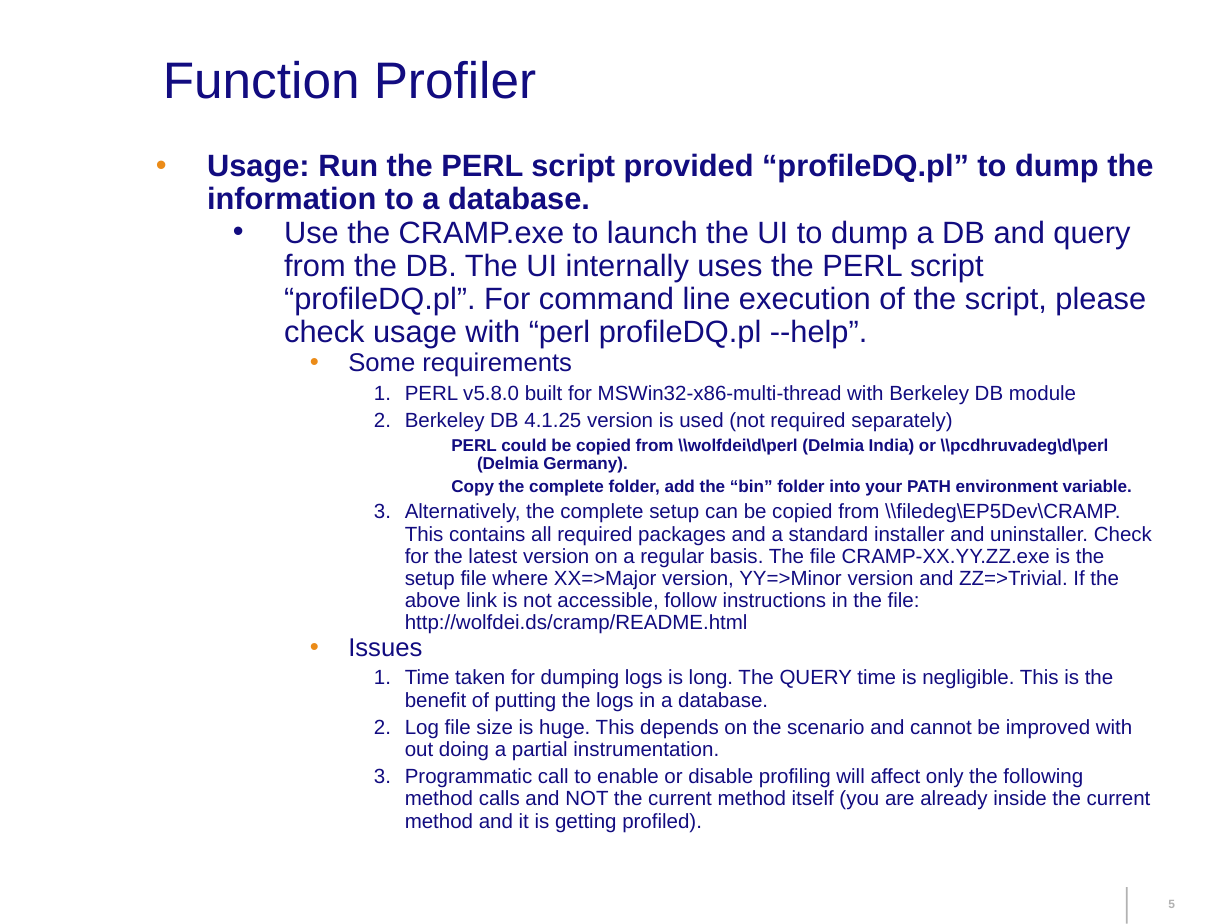
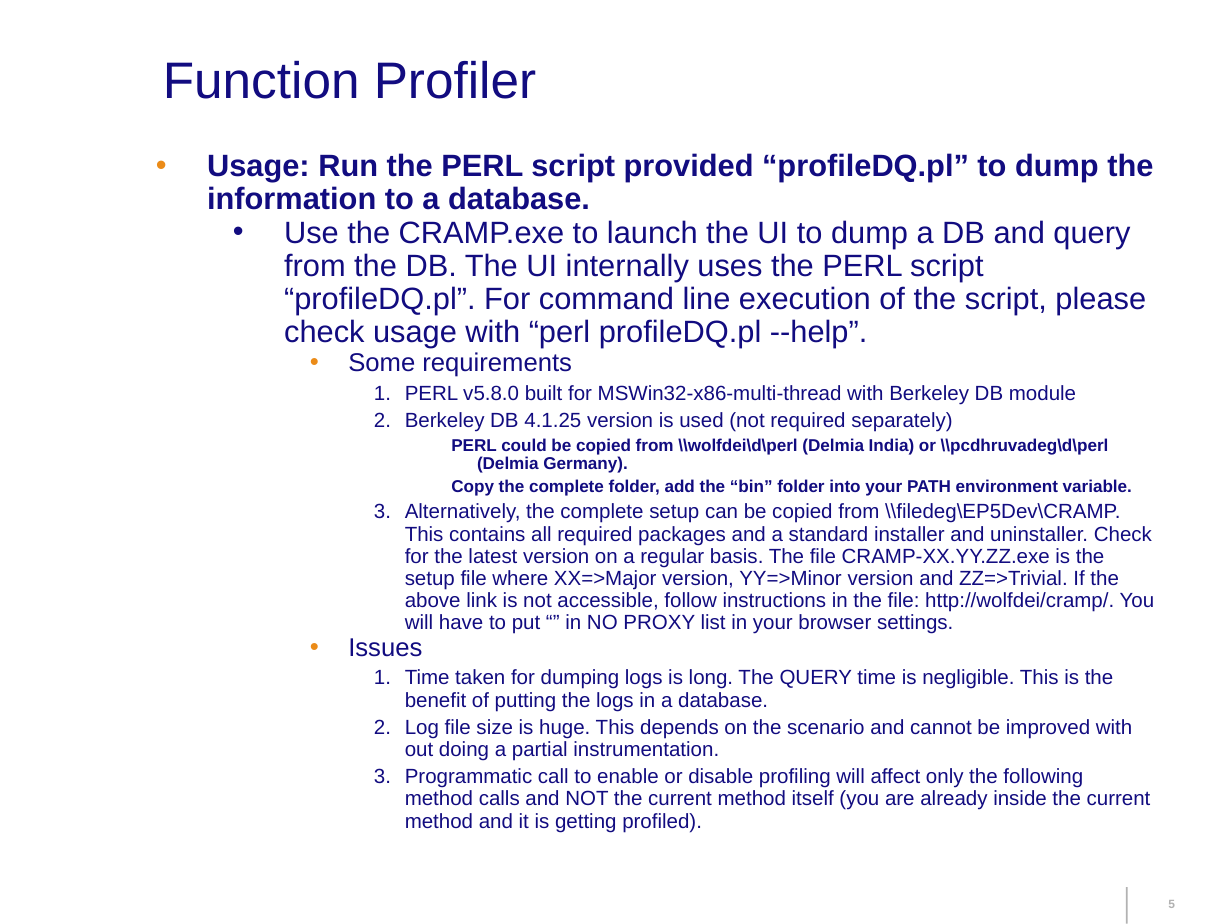
Before and after one commit to 0xdky/cramp, a slide deck: slide 5 of docs/CRAMP.ppt. Drawn at 1232x924 pixels with LibreOffice and Linux fonts; fonts in the diff are those of the drawing; background and template pictures are left out. Boxes give left, top, right and bottom in pixels: in the first picture for what was removed or moved away, otherwise in the second. Text is boxed around its words. In the diff, an @@ line names an element or a change of style, - is before the commit and + after.

Commit message:
Doc fix

```diff
--- a/docs/CRAMP.ppt
+++ b/docs/CRAMP.ppt
@@ text at bbox=[405, 503, 1155, 634]: text changed @@
-      3. Alternatively, the complete setup can be copied from \\filedeg\EP5Dev\CRAMP. This contains all required packages and a standard installer and uninstaller. Check for the latest version on a regular basis. The file CRAMP-XX.YY.ZZ.exe is the setup file where XX=>Major version, YY=>Minor version and ZZ=>Trivial. If the above link is not accessible, follow instructions in the file: http://wolfdei.ds/cramp/README.html
+      3. Alternatively, the complete setup can be copied from \\filedeg\EP5Dev\CRAMP. This contains all required packages and a standard installer and uninstaller. Check for the latest version on a regular basis. The file CRAMP-XX.YY.ZZ.exe is the setup file where XX=>Major version, YY=>Minor version and ZZ=>Trivial. If the above link is not accessible, follow instructions in the file: http://wolfdei/cramp/. You will have to put “” in NO PROXY list in your browser settings.
```
